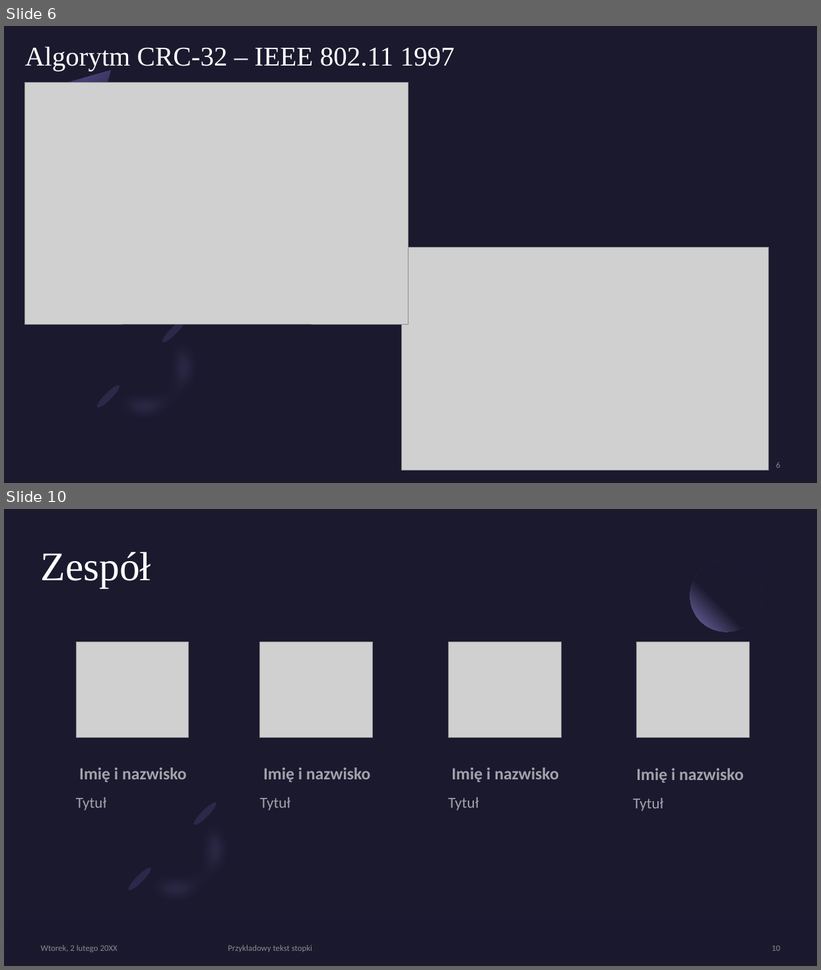
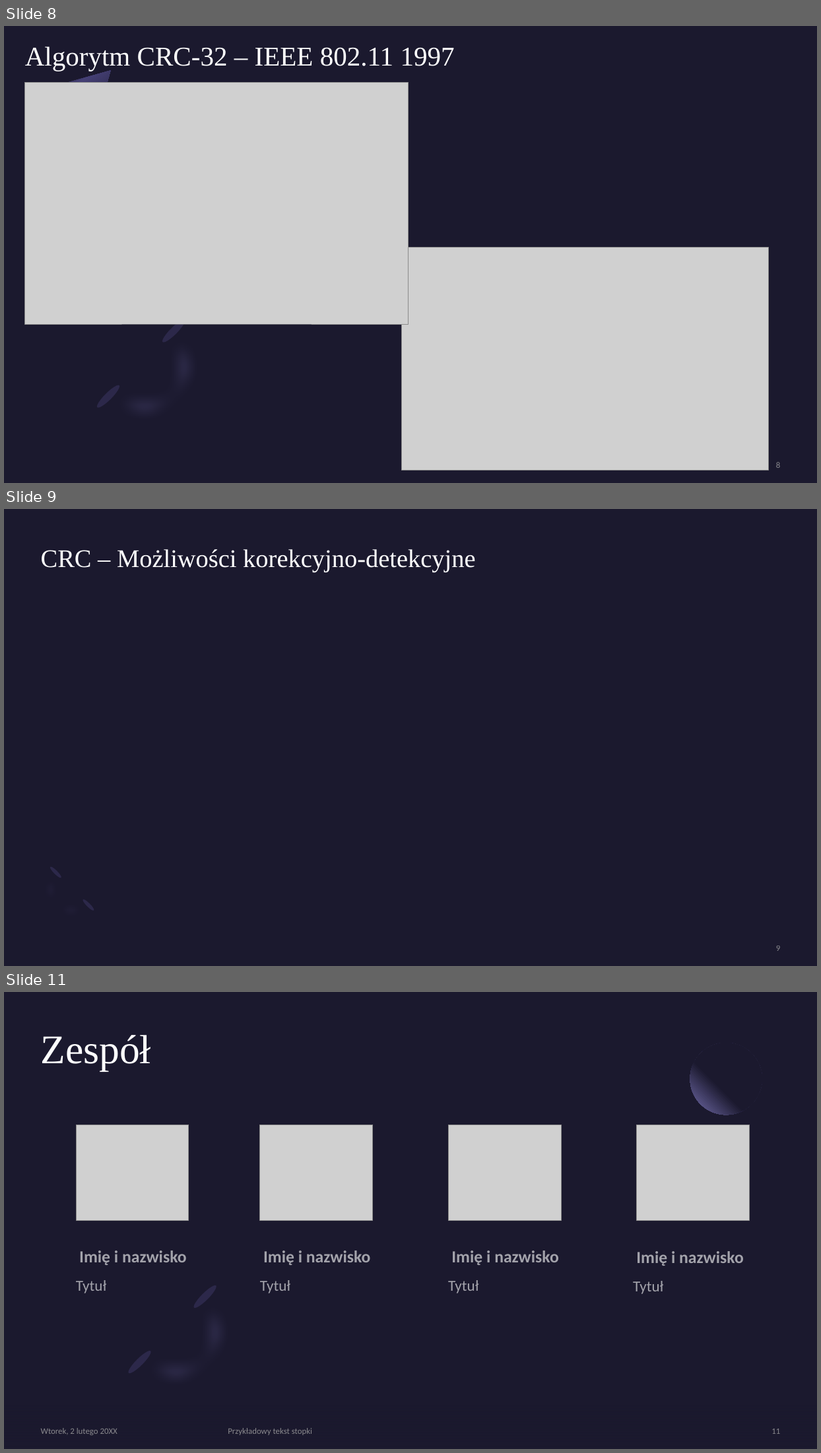
Before and after one commit to Kindly000/kik_project_CRC32, a slide deck: Implementacja kodu wielomianowego CRC-32 – IEEE 802-3.pptx. Shown one above the other, each under a label of ours: slides 6 and 10 before the commit, slides 8, 9 and 11 after it; the slides between them are not shown. The pictures are 821x970 and 821x1453 pixels, drawn with LibreOffice and Linux fonts; fonts in the diff are those of the drawing; grey boxes stand for pictures. Boxes give left, top, right and bottom in pixels: in the first picture for what was removed or moved away, otherwise in the second. Text is boxed around its words. In the diff, an @@ line names an element or a change of style, - is before the commit and + after.

```diff
--- a/Implementacja kodu wielomianowego CRC-32 – IEEE 802-3.pptx
+++ b/Implementacja kodu wielomianowego CRC-32 – IEEE 802-3.pptx
@@ slide 9 added at (x1=4, y1=509, x2=817, y2=966), background #1B192E @@
@@ title added at (x1=41, y1=549, x2=475, y2=572), 30 pt, text #FFFFFF @@
+CRC – Możliwości korekcyjno-detekcyjne
@@ freeform shape added at (x1=28, y1=864, x2=96, y2=933), fill #7771B2 at 20% opacity @@
@@ ellipse added at (x1=49, y1=865, x2=63, y2=879), fill #2C284A @@
@@ ellipse added at (x1=81, y1=898, x2=95, y2=912), fill #2C284A @@
@@ page number added at (x1=776, y1=946, x2=780, y2=951), 10 pt, text #A6A6A6 at 80% opacity @@
+9
@@ what was slide 6 is now slide 8 @@
@@ what was slide 10 is now slide 11 @@
@@ page number at (x1=772, y1=1429, x2=780, y2=1434): text changed @@
-10
+11
```
Also in this commit, not shown: 3 slides changed, 2 other slides added, 2 slides removed.
